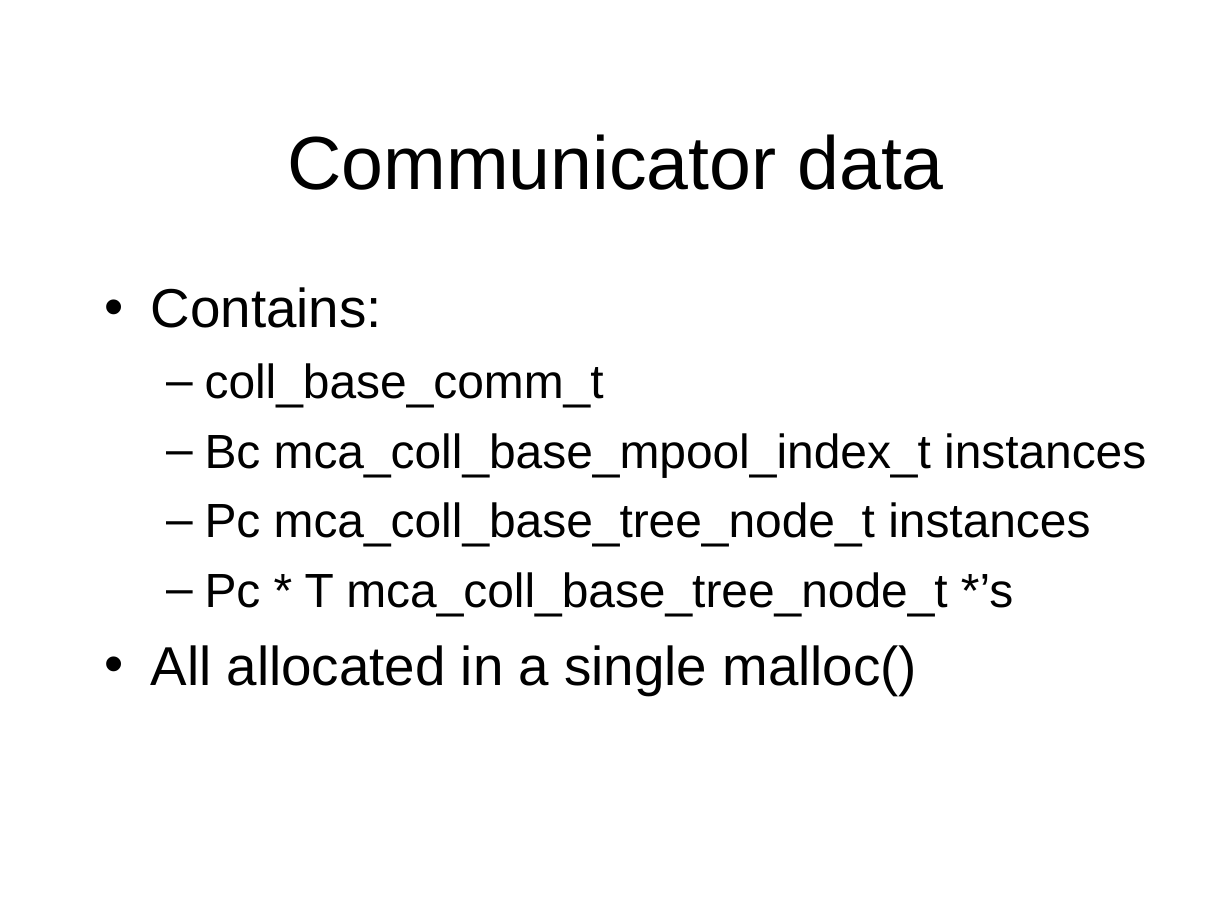
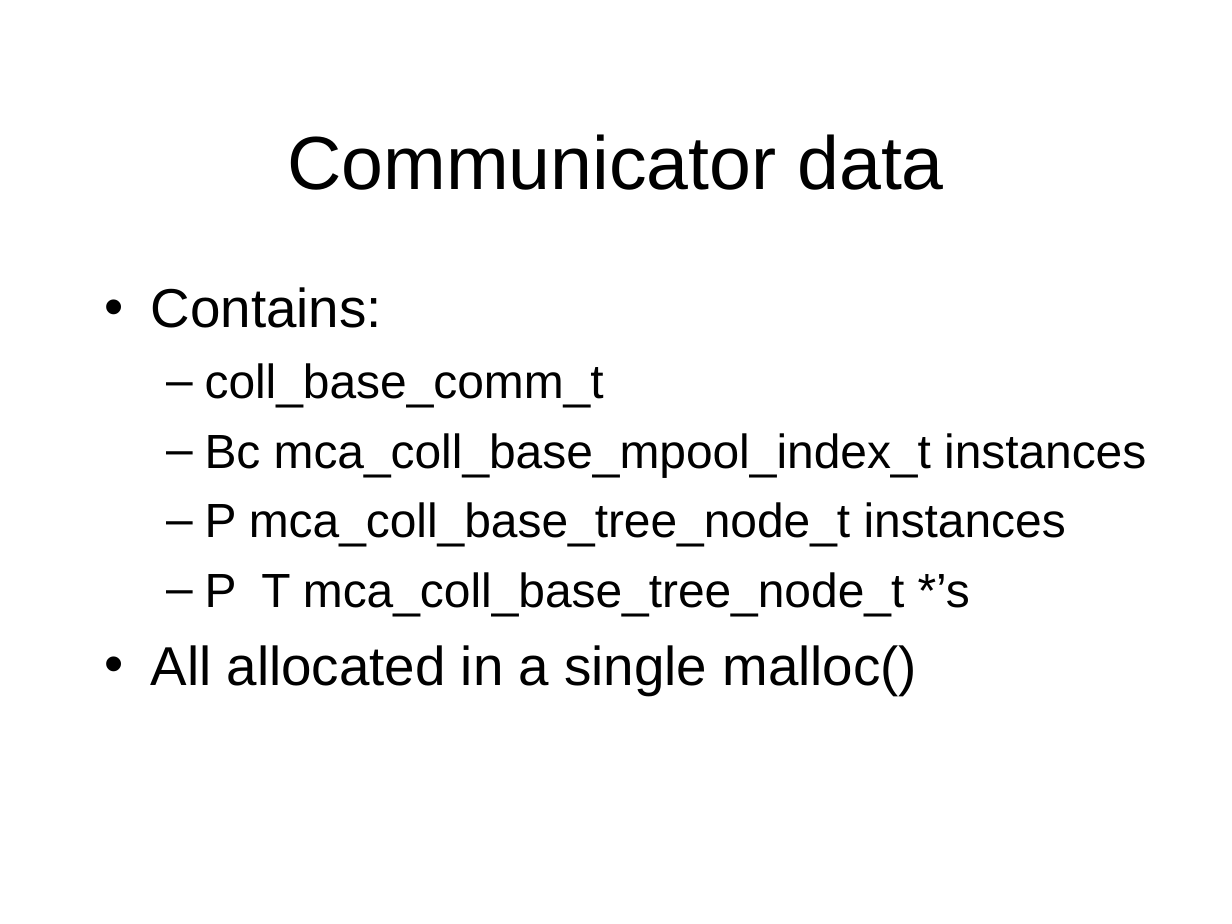
Before and after one commit to open-mpi/ompi, a slide deck: slide 5 of ompi/mca/coll/sm/memory-layout.ppt. Drawn at 1232x924 pixels with LibreOffice and Linux fonts; fonts in the diff are those of the drawing. Boxes give left, top, right and bottom in pixels: in the first picture for what was removed or moved away, otherwise in the second. Text is boxed around its words. In the diff, an @@ line names an element or a change of style, - is before the commit and + after.

```diff
--- a/ompi/mca/coll/sm/memory-layout.ppt
+++ b/ompi/mca/coll/sm/memory-layout.ppt
@@ text at (205, 502, 1066, 616): text changed @@
-  – Pc mca_coll_base_tree_node_t instances
-  – Pc * T mca_coll_base_tree_node_t *’s
+  – P mca_coll_base_tree_node_t instances
+  – P T mca_coll_base_tree_node_t *’s
```
Also in this commit, not shown: 4 other slides changed, 1 slide added.
